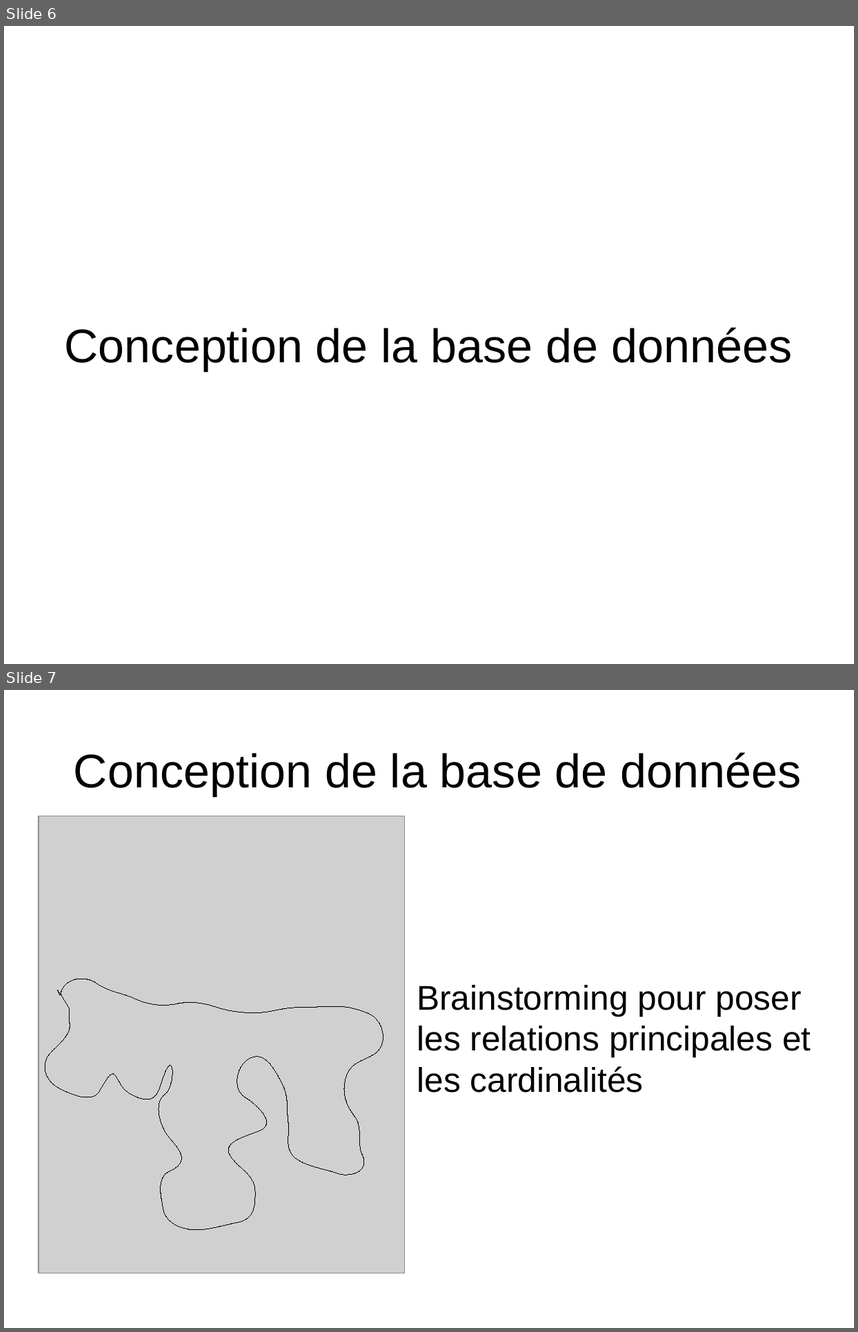
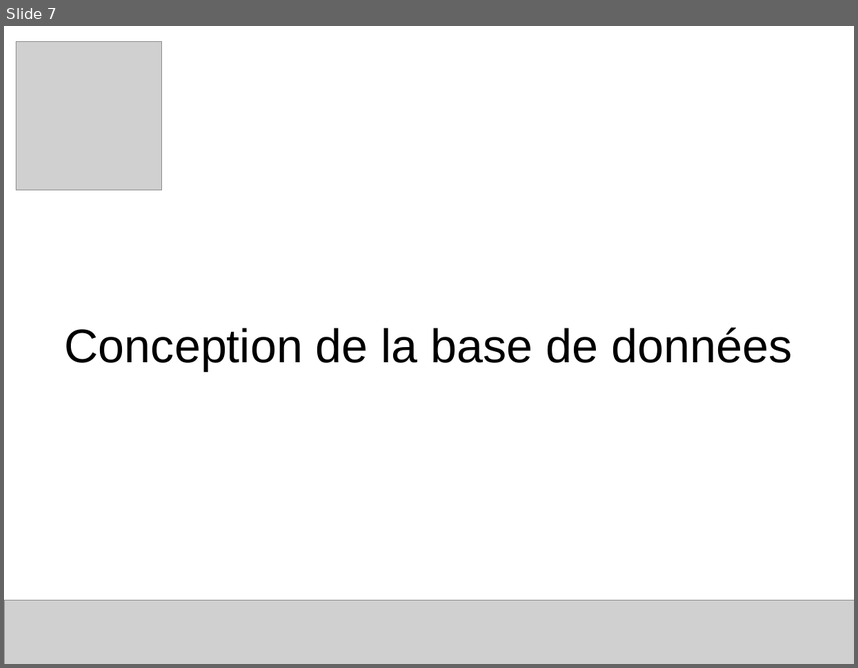
Before and after one commit to franckcostanzo/LaPlateforme_Php-Js, a slide deck: Beta/Divers/presentation.odp. Shown one above the other, each under a label of ours: slides 6 and 7 before the commit, slide 7 after it. The pictures are 858x1332 and 858x668 pixels, drawn with LibreOffice and Linux fonts; fonts in the diff are those of the drawing; grey boxes stand for pictures. Boxes give left, top, right and bottom in pixels: in the first picture for what was removed or moved away, otherwise in the second. Text is boxed around its words. In the diff, an @@ line names an element or a change of style, - is before the commit and + after.

```diff
--- a/Beta/Divers/presentation.odp
+++ b/Beta/Divers/presentation.odp
@@ slide 7 removed at bbox=[4, 690, 854, 1328], background #FFFFFF @@
@@ title removed at bbox=[74, 752, 802, 796] @@
-Conception de la base de données
@@ picture removed at bbox=[38, 816, 405, 1273] @@
@@ freeform shape removed at bbox=[45, 978, 383, 1230] @@
@@ text removed at bbox=[417, 985, 811, 1092] @@
-Brainstorming pour poser les relations principales et les cardinalités
@@ what was slide 6 is now slide 7 @@
@@ slide 7 changed as well @@
@@ picture added at bbox=[16, 41, 162, 190] @@
@@ picture added at bbox=[4, 600, 854, 664] @@
```
Also in this commit, not shown: 13 other slides changed, 15 slides added, 2 other slides removed, 6 other files.
